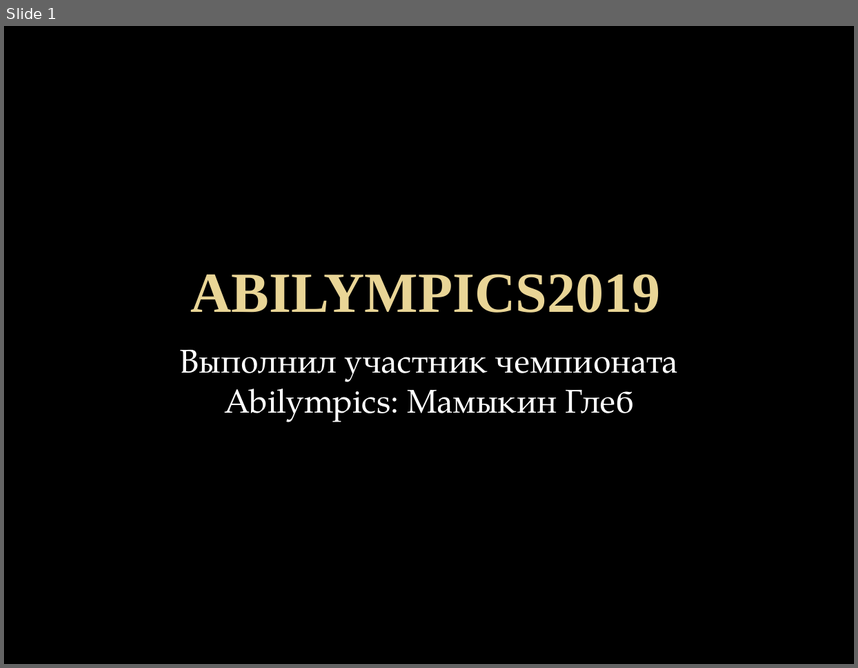
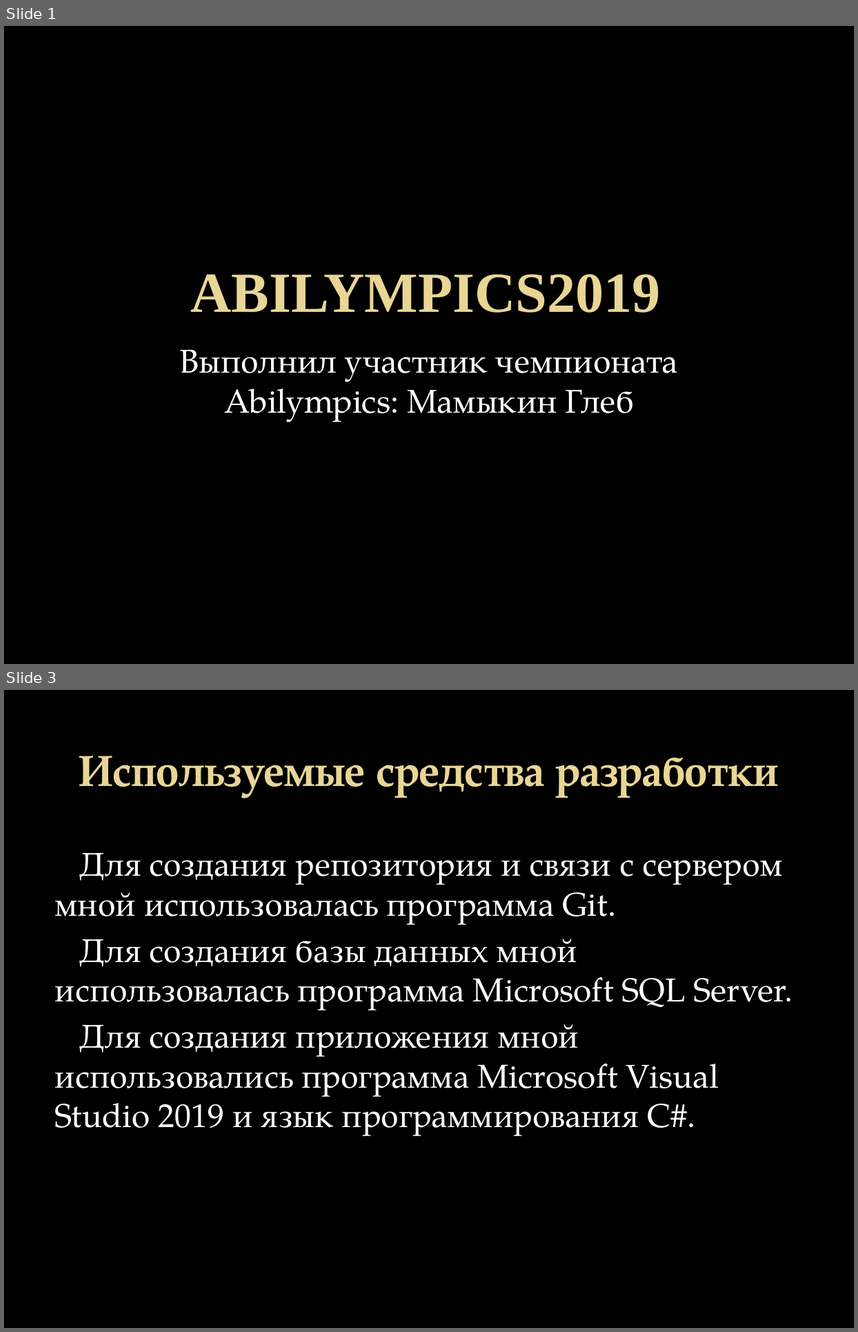
Before and after one commit to Krak12/Abilympics2.0, a slide deck: Abilympics2.0.pptx. Shown one above the other, each under a label of ours: slide 1 before the commit, slides 1 and 3 after it; the slides between them are not shown. The pictures are 858x668 and 858x1332 pixels, drawn with LibreOffice and Linux fonts; fonts in the diff are those of the drawing; background and template pictures are left out. Boxes give left, top, right and bottom in pixels: in the first picture for what was removed or moved away, otherwise in the second. Text is boxed around its words. In the diff, an @@ line names an element or a change of style, - is before the commit and + after.

```diff
--- a/Abilympics2.0.pptx
+++ b/Abilympics2.0.pptx
@@ slide 3 added at (4,690,854,1328), background picture (left out) @@
@@ title added at (79,756,777,798), 36.9 pt, text gradient #EAD696 to #E7D081, bold @@
+Используемые средства разработки
@@ text added at (55,853,793,1136), 28 pt, text #FFFFFF @@
+Для создания репозитория и связи с сервером мной использовалась программа Git.
+Для создания базы данных мной использовалась программа Microsoft SQL Server.
+Для создания приложения мной использовались программа Microsoft Visual Studio 2019 и язык программирования C#.
```
Also in this commit, not shown: 15 other slides added, 16 slides removed, 2 other files.
